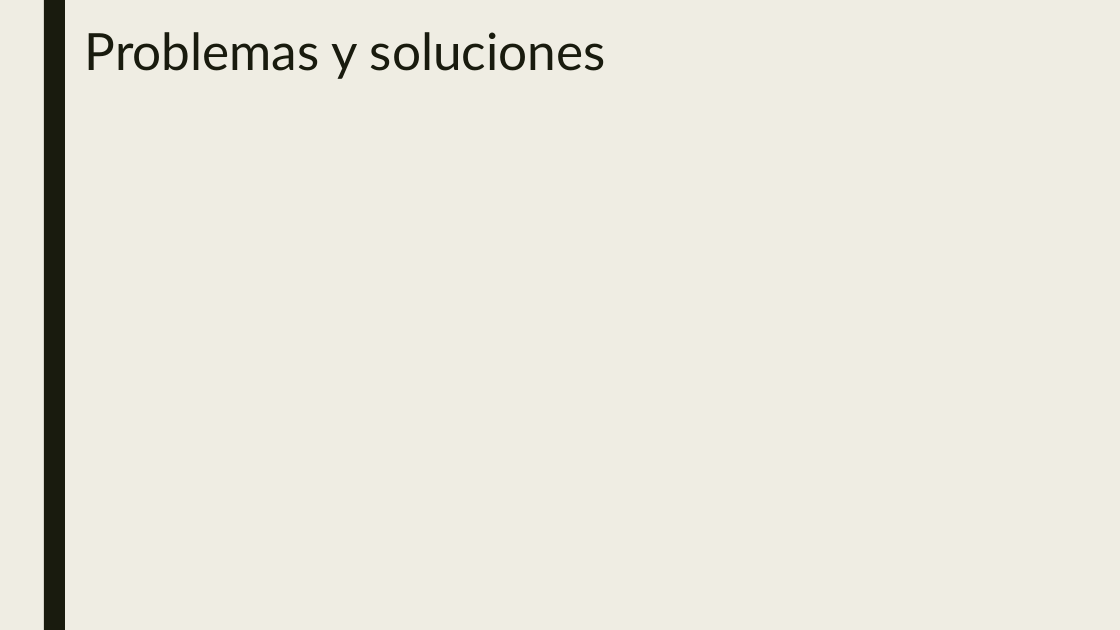
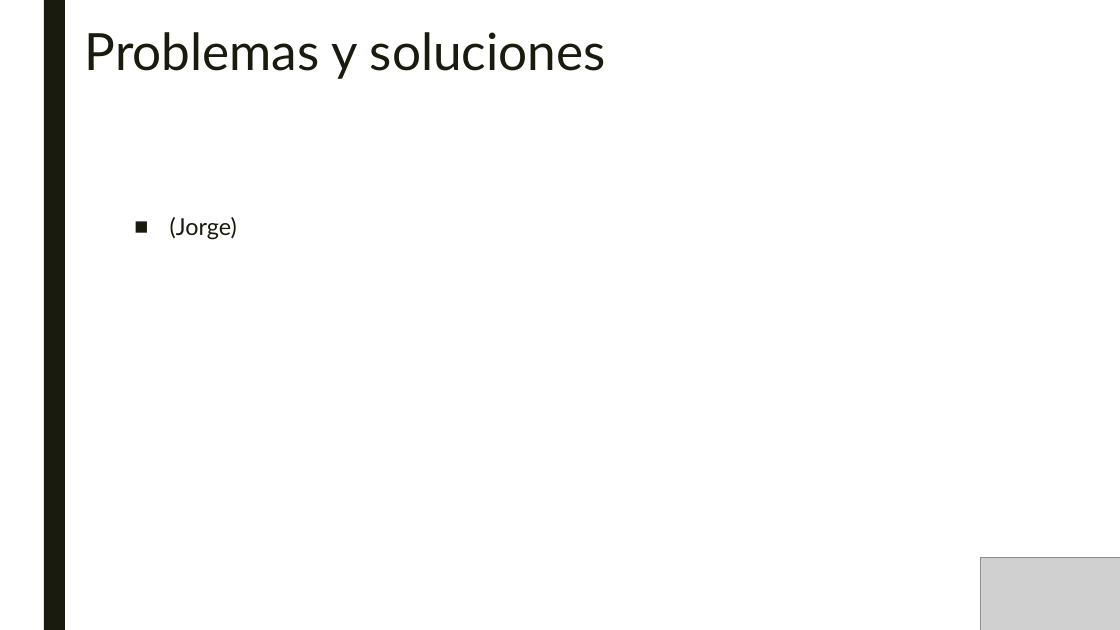
Before and after one commit to SombraJ/practicaAIS, a slide deck: slide 11 of Gestión de un proyecto Software.pptx (slide 4 before the commit). Drawn at 1120x630 pixels with LibreOffice and Linux fonts; fonts in the diff are those of the drawing; grey boxes stand for pictures. Boxes give left, top, right and bottom in pixels: in the first picture for what was removed or moved away, otherwise in the second. Text is boxed around its words. In the diff, an @@ line names an element or a change of style, - is before the commit and + after.

```diff
--- a/Gestión de un proyecto Software.pptx
+++ b/Gestión de un proyecto Software.pptx
@@ background #EFEDE3 to #FFFFFF @@
@@ text added at (170,217,237,240), 20 pt, text #191B0E @@
+■ (Jorge)
@@ picture added at (981,558,1120,630) @@
```
Also in this commit, not shown: 3 other slides changed, 12 slides added, 1 slide removed.
